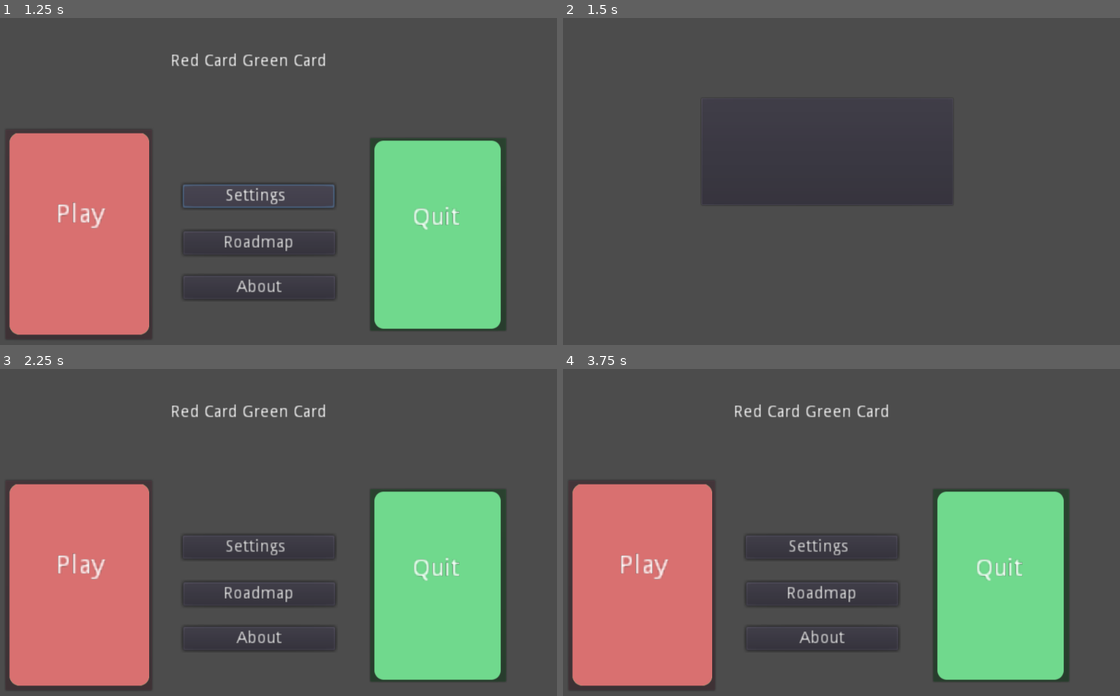
Above: before the commit, frames 1-4 (two rows, left to right).
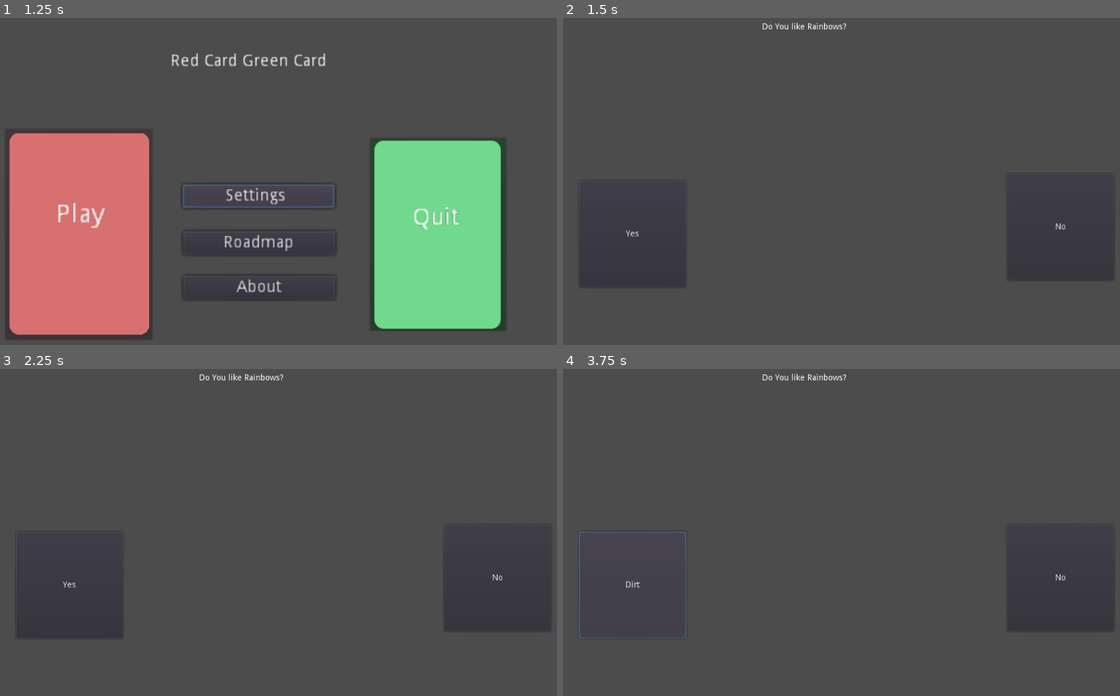
Above: after the commit, the same moments.

Repository: Nominprogramer/Game
Game: Godot game, scene res://Node2D.tscn
Same seed, same stepped clock (60 frames per second), same inputs: the game is played once before the commit and once after it.
Inputs (mouse positions are in pixels of both pictures, inside the frame that each line leads up to; where the layout moved, square brackets give the same spot in the first picture):
- Up to frame 1 (1.25 s): click "Settings" at 0.5 s
- Up to frame 2 (1.5 s): click (640, 233) at 1.25 s
- Up to frame 3 (2.25 s): click (261, 503) at 2.02 s
- Up to frame 4 (3.75 s): click (629, 584) at 2.75 s, where only the run after the commit has a clickable "Yes"; click (629, 584) [824, 503] at 3.5 s

Frame 1 is identical in both runs. In frame 2, 0.3% of the frame differs, in the area x 3-98%, y 1-83%; in frame 3, 32%, in the area x 1-98%, y 1-99%; in frame 4, 32%.

Commit message:
I have added a little system for the questions and answers but still needs work.

Diff:
--- /dev/null
+++ b/godot/2.gd
@@ -0,0 +1,21 @@
+extends Node2D
+
+var questions = {
+	"questions":["Do You like Rainbows?","What is your favorite coloured rainbow?"]
+}
+var answers_1 = {
+	"answers":["Yes","Dirt"]
+}
+
+var answers_2 = {
+	"answers":["No","Grass"]
+}
+
+func _ready() -> void:
+	$Label.text = questions.questions[0]
+
+
+
+func _physics_process(delta: float) -> void:
+	$No.text = answers_2.answers[$No.current]
+	$Yes.text = answers_1.answers[$Yes.current]
--- a/godot/2.tscn
+++ b/godot/2.tscn
@@ -1,17 +1,30 @@
-[gd_scene load_steps=2 format=2]
+[gd_scene load_steps=4 format=2]
 
-[ext_resource path="res://scripts/Button.gd" type="Script" id=1]
+[ext_resource path="res://Yes Card.tscn" type="PackedScene" id=1]
+[ext_resource path="res://2.gd" type="Script" id=2]
+[ext_resource path="res://No Card.tscn" type="PackedScene" id=3]
 
 [node name="Node2D" type="Node2D"]
+position = Vector2( 4, 4 )
+script = ExtResource( 2 )
 
-[node name="Button" type="Button" parent="."]
-margin_left = 274.0
-margin_top = 143.0
-margin_right = 697.0
-margin_bottom = 323.0
-script = ExtResource( 1 )
+[node name="Yes" parent="." instance=ExtResource( 1 )]
+margin_left = 64.0
+margin_top = 278.0
+margin_right = 244.0
+margin_bottom = 458.0
+
+[node name="Label" type="Label" parent="."]
+margin_left = 372.0
+margin_top = 12.0
+margin_right = 598.0
+margin_bottom = 70.0
 __meta__ = {
 "_edit_use_anchors_": false
 }
 
-[connection signal="pressed" from="Button" to="Button" method="_on_Button_pressed"]
+[node name="No" parent="." instance=ExtResource( 3 )]
+margin_left = 784.0
+margin_top = 266.0
+margin_right = 964.0
+margin_bottom = 446.0
--- /dev/null
+++ b/godot/No Card.tscn
@@ -0,0 +1,13 @@
+[gd_scene load_steps=2 format=2]
+
+[ext_resource path="res://scripts/No Card.gd" type="Script" id=1]
+
+[node name="Button" type="Button"]
+margin_right = 180.0
+margin_bottom = 180.0
+script = ExtResource( 1 )
+__meta__ = {
+"_edit_use_anchors_": false
+}
+
+[connection signal="pressed" from="." to="." method="_on_Button_pressed"]
--- a/godot/Node2D.tscn
+++ b/godot/Node2D.tscn
@@ -1,7 +1,8 @@
-[gd_scene load_steps=3 format=2]
+[gd_scene load_steps=4 format=2]
 
 [ext_resource path="res://assets/Redcard.tscn" type="PackedScene" id=1]
 [ext_resource path="res://assets/Greencard.tscn" type="PackedScene" id=2]
+[ext_resource path="res://settings.tscn" type="PackedScene" id=3]
 
 [node name="Main Menu" type="Node2D"]
 
@@ -16,16 +17,7 @@
 "_edit_use_anchors_": false
 }
 
-[node name="settings" type="Button" parent="."]
-margin_left = 348.0
-margin_top = 288.0
-margin_right = 476.0
-margin_bottom = 308.0
-rect_scale = Vector2( 2, 2 )
-text = "Settings "
-__meta__ = {
-"_edit_use_anchors_": false
-}
+[node name="settings" parent="." instance=ExtResource( 3 )]
 
 [node name="roadmap" type="Button" parent="."]
 margin_left = 349.0
--- /dev/null
+++ b/godot/Yes Card.tscn
@@ -0,0 +1,13 @@
+[gd_scene load_steps=2 format=2]
+
+[ext_resource path="res://scripts/Yes Card.gd" type="Script" id=1]
+
+[node name="Button" type="Button"]
+margin_right = 180.0
+margin_bottom = 180.0
+script = ExtResource( 1 )
+__meta__ = {
+"_edit_use_anchors_": false
+}
+
+[connection signal="pressed" from="." to="." method="_on_Button_pressed"]
--- a/godot/scripts/Button.gd
+++ /dev/null
@@ -1,6 +0,0 @@
-extends Button
-
-
-
-func _on_Button_pressed() -> void:
-	get_tree().change_scene("res://Node2D.tscn")
--- /dev/null
+++ b/godot/scripts/No Card.gd
@@ -0,0 +1,8 @@
+extends Button
+
+var current = 0
+
+func _on_Button_pressed() -> void:
+	#get_tree().change_scene("res://Node2D.tscn")
+	if current <=0:
+		current +=1
--- /dev/null
+++ b/godot/scripts/Yes Card.gd
@@ -0,0 +1,9 @@
+extends Button
+
+var current = 0
+
+
+func _on_Button_pressed() -> void:
+	#get_tree().change_scene("res://Node2D.tscn")
+	if current <=0:
+		current +=1
--- /dev/null
+++ b/godot/scripts/settings.gd
@@ -0,0 +1,16 @@
+extends Button
+
+
+# Declare member variables here. Examples:
+# var a: int = 2
+# var b: String = "text"
+
+
+# Called when the node enters the scene tree for the first time.
+func _ready() -> void:
+	pass # Replace with function body.
+
+
+# Called every frame. 'delta' is the elapsed time since the previous frame.
+#func _process(delta: float) -> void:
+#	pass
--- /dev/null
+++ b/godot/settings.tscn
@@ -0,0 +1,15 @@
+[gd_scene load_steps=2 format=2]
+
+[ext_resource path="res://scripts/settings.gd" type="Script" id=1]
+
+[node name="settings" type="Button"]
+margin_left = 348.0
+margin_top = 288.0
+margin_right = 476.0
+margin_bottom = 308.0
+rect_scale = Vector2( 2, 2 )
+text = "Settings "
+script = ExtResource( 1 )
+__meta__ = {
+"_edit_use_anchors_": false
+}
